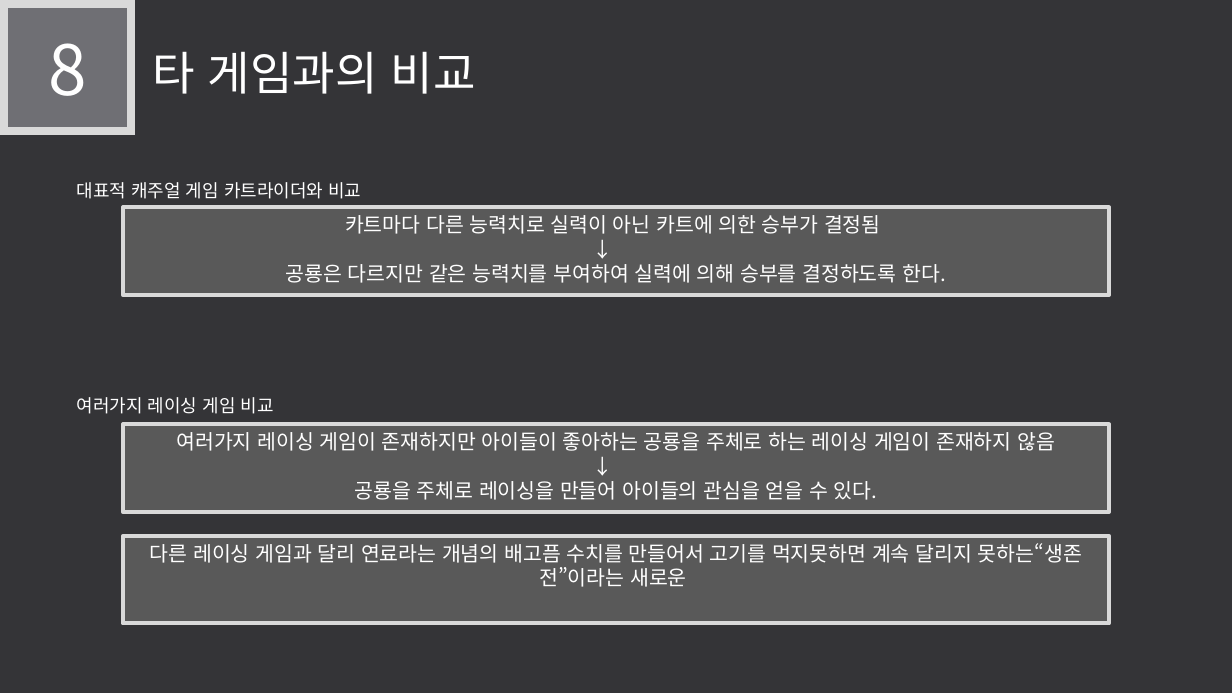
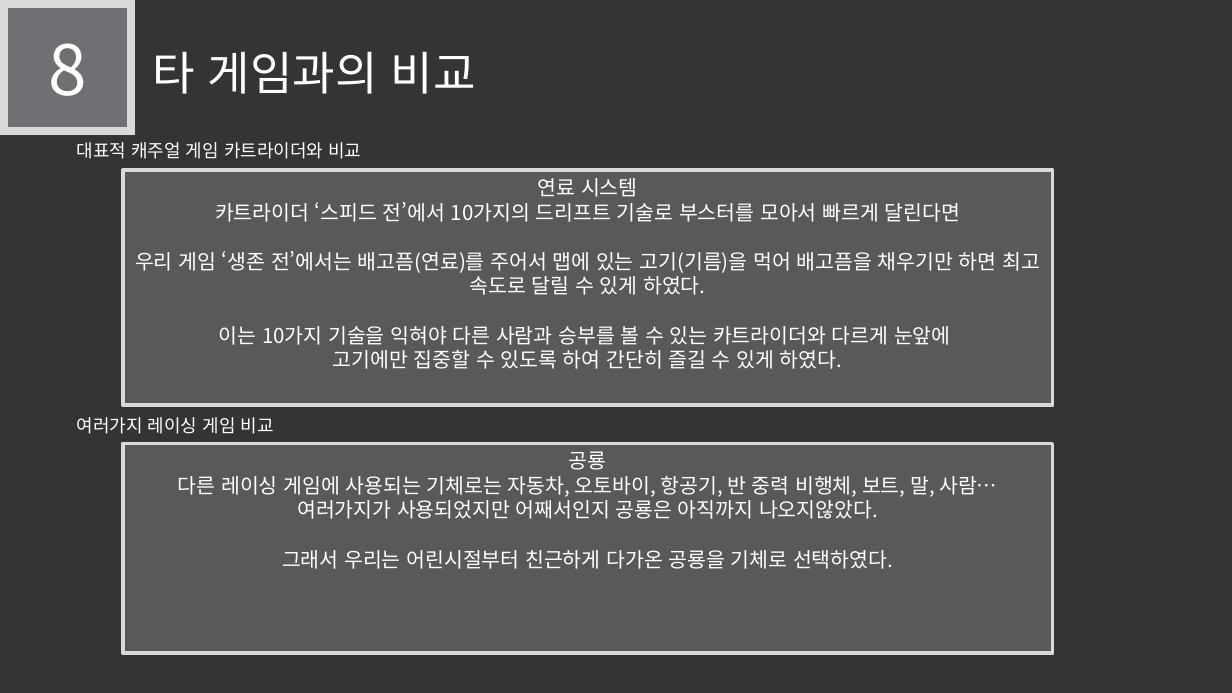
Before and after one commit to LEGO0937/Our_Project, a slide deck: slide 15 of 기획단계/졸작 제안서_α.pptx. Drawn at 1232x693 pixels with LibreOffice and Linux fonts; fonts in the diff are those of the drawing. Boxes give left, top, right and bottom in pixels: in the first picture for what was removed or moved away, otherwise in the second. Text is boxed around its words. In the diff, an @@ line names an element or a change of style, - is before the commit and + after.

Commit message:
타게임 비교수정
카트라이더- 연료시스템으로
다른레이깅- 공룡 기체를 비교하였다

```diff
--- a/기획단계/졸작 제안서_α.pptx
+++ b/기획단계/졸작 제안서_α.pptx
@@ text "대표적 캐주얼 게임 카트라이더와 비교": place and size @@
-text "대표적 캐주얼 게임 카트라이더와 비교" at (77,182,361,199)
+text "대표적 캐주얼 게임 카트라이더와 비교" at (77,142,361,159)
@@ rectangle added at (123,170,1053,405), fill #595959, outline #D9D9D9 3 pt, 16 pt, text #FFFFFF @@
+연료 시스템
+카트라이더 ‘스피드 전’에서 10가지의 드리프트 기술로 부스터를 모아서 빠르게 달린다면
+우리 게임 ‘생존 전’에서는 배고픔(연료)를 주어서 맵에 있는 고기(기름)을 먹어 배고픔을 채우기만 하면 최고 속도로 달릴 수 있게 하였다.
+이는 10가지 기술을 익혀야 다른 사람과 승부를 볼 수 있는 카트라이더와 다르게 눈앞에
+고기에만 집중할 수 있도록 하여 간단히 즐길 수 있게 하였다.
@@ rectangle removed at (123,208,1110,296) @@
-카트마다 다른 능력치로 실력이 아닌 카트에 의한 승부가 결정됨
-↓
-공룡은 다르지만 같은 능력치를 부여하여 실력에 의해 승부를 결정하도록 한다.
@@ text "여러가지 레이싱 게임 비교": place and size @@
-text "여러가지 레이싱 게임 비교" at (77,397,274,414)
+text "여러가지 레이싱 게임 비교" at (77,417,274,434)
@@ rectangle "공룡": place and size @@
-rectangle "공룡" at (123,424,1110,512)
+rectangle "공룡" at (123,444,1053,653)
@@ text in rectangle at (178,451,997,569): text changed @@
-여러가지 레이싱 게임이 존재하지만 아이들이 좋아하는 공룡을 주체로 하는 레이싱 게임이 존재하지 않음
-↓
-공룡을 주체로 레이싱을 만들어 아이들의 관심을 얻을 수 있다.
+공룡
+다른 레이싱 게임에 사용되는 기체로는 자동차, 오토바이, 항공기, 반 중력 비행체, 보트, 말, 사람…
+여러가지가 사용되었지만 어째서인지 공룡은 아직까지 나오지않았다.
+그래서 우리는 어린시절부터 친근하게 다가온 공룡을 기체로 선택하였다.
@@ rectangle removed at (123,536,1110,624) @@
-다른 레이싱 게임과 달리 연료라는 개념의 배고픔 수치를 만들어서 고기를 먹지못하면 계속 달리지 못하는“생존 전”이라는 새로운
```
Also in this commit, not shown: 1 slide removed.
